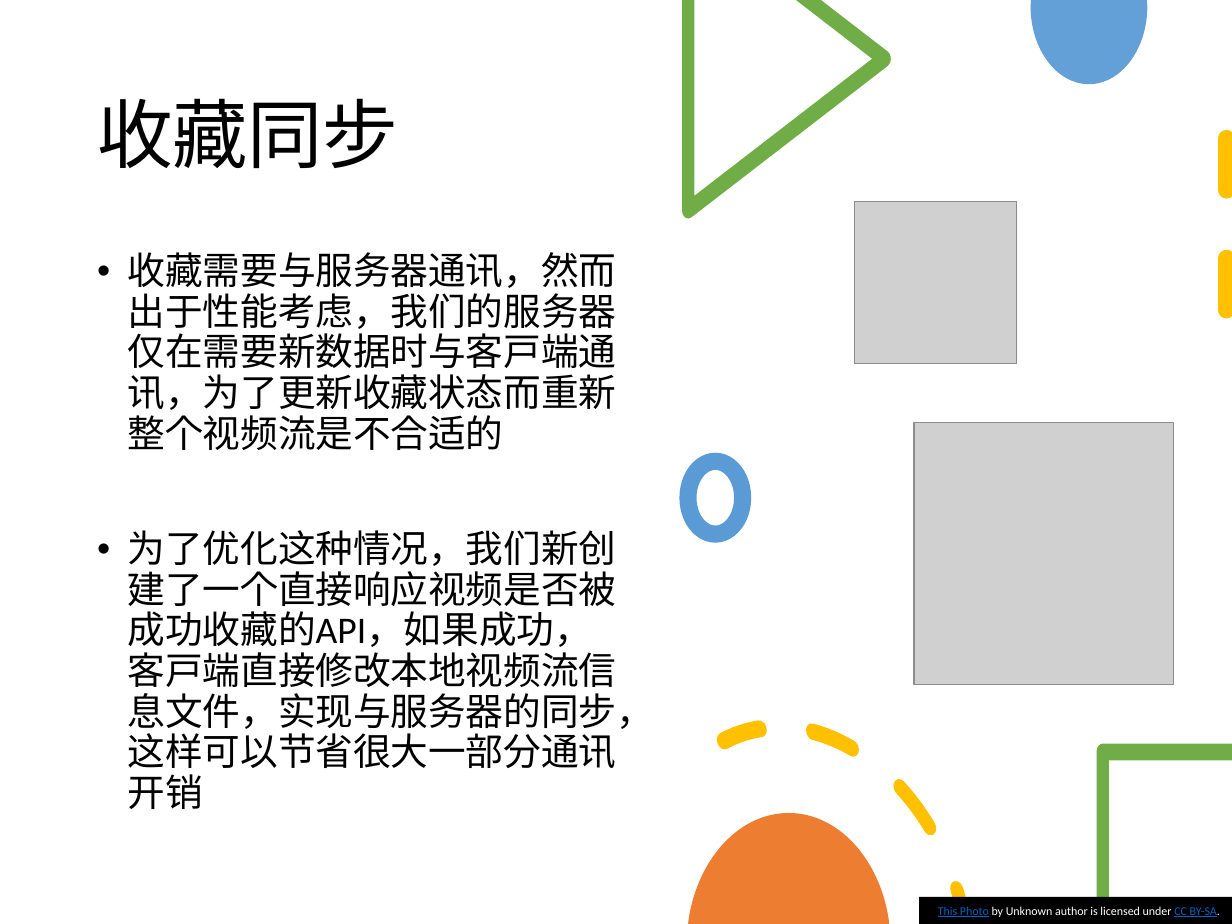
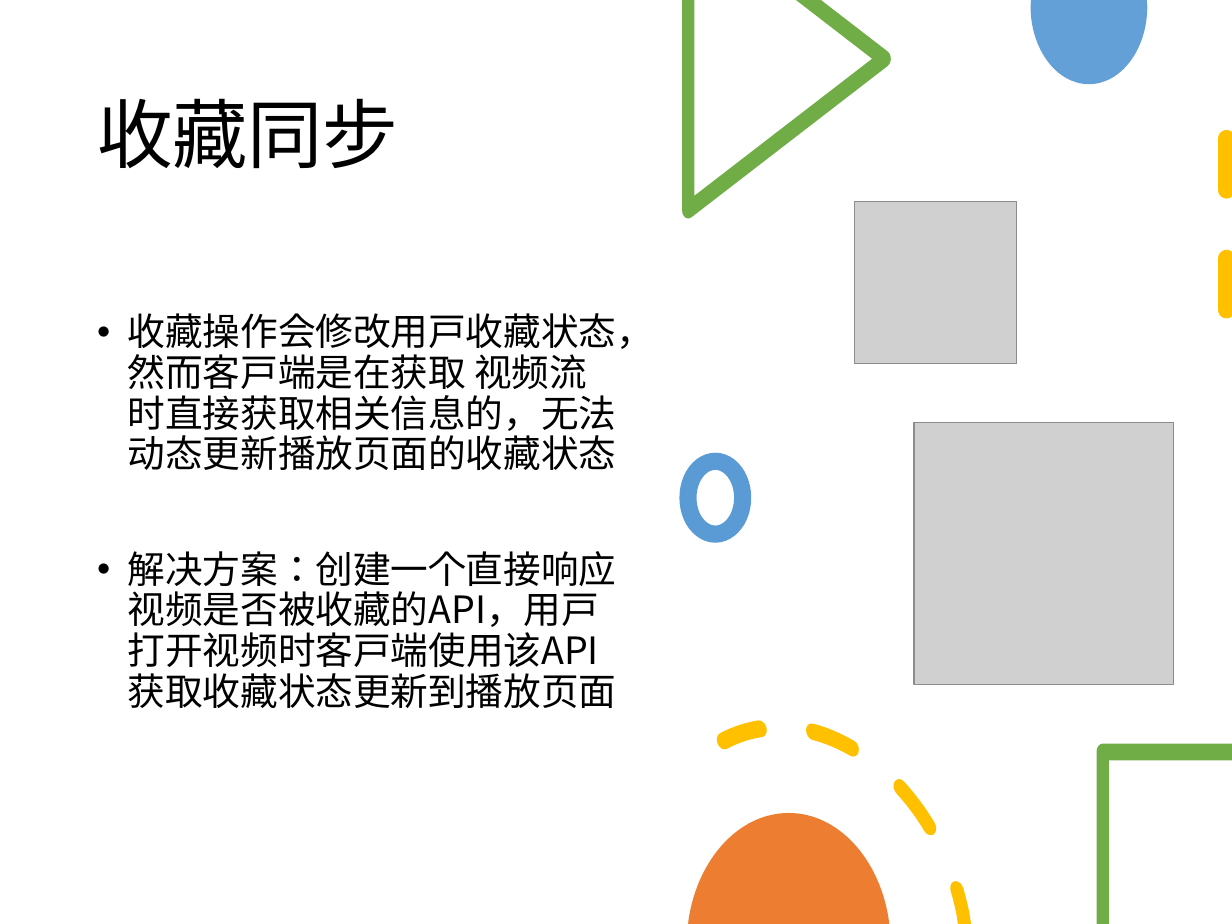
Before and after one commit to Relate13/web_2023, a slide deck: slide 13 of 期末汇报.pptx (slide 12 before the commit). Drawn at 1232x924 pixels with LibreOffice and Linux fonts; fonts in the diff are those of the drawing; grey boxes stand for pictures. Boxes give left, top, right and bottom in pixels: in the first picture for what was removed or moved away, otherwise in the second. Text is boxed around its words. In the diff, an @@ line names an element or a change of style, - is before the commit and + after.

Commit message:
update slides

```diff
--- a/期末汇报.pptx
+++ b/期末汇报.pptx
@@ text at box(128, 313, 654, 675): text changed; font Calibri to Noto Sans CJK SC @@
-• 收藏需要与服务器通讯，然而出于性能考虑，我们的服务器仅在需要新数据时与客户端通讯，为了更新收藏状态而重新整个视频流是不合适的
-• 为了优化这种情况，我们新创建了一个直接响应视频是否被成功收藏的API，如果成功，客户端直接修改本地视频流信息文件，实现与服务器的同步，这样可以节省很大一部分通讯开销
+• 收藏操作会修改用户收藏状态，然而客户端是在获取 视频流时直接获取相关信息的，无法动态更新播放页面的收藏状态
+• 解决方案：创建一个直接响应视频是否被收藏的API，用户打开视频时客户端使用该API获取收藏状态更新到播放页面
@@ rectangle removed at box(919, 897, 1232, 924) @@
-This Photo by Unknown author is licensed under CC BY-SA.
```
Also in this commit, not shown: 13 other slides changed, 1 slide added.
